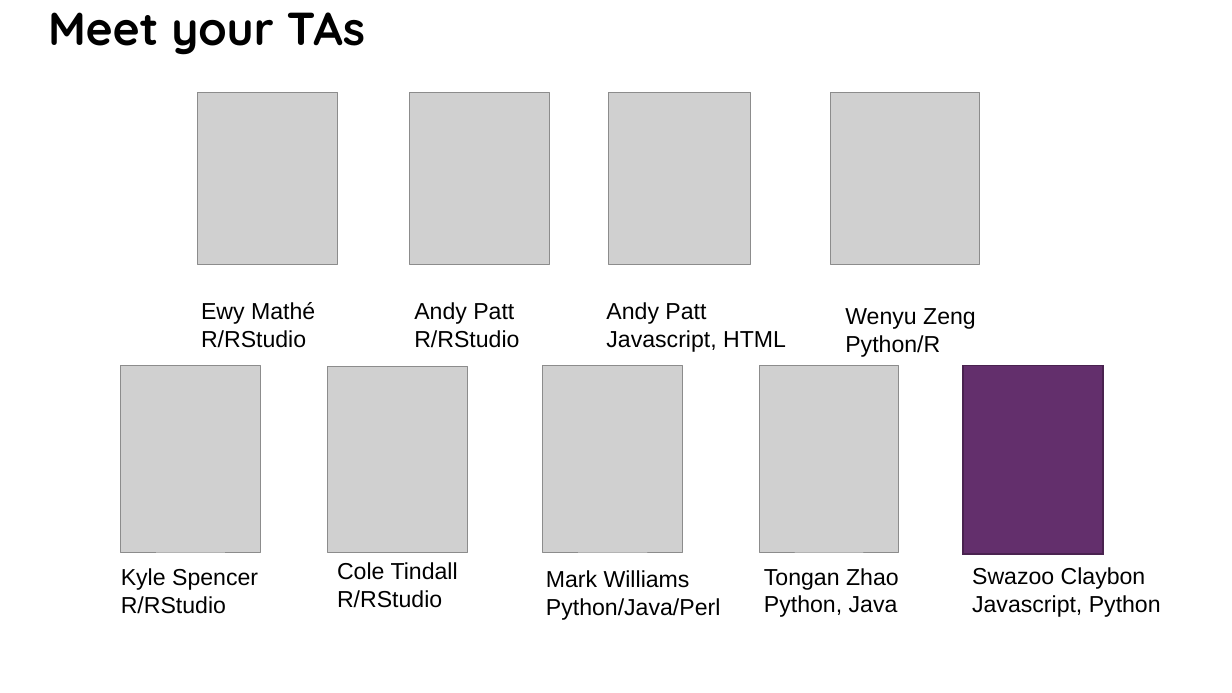
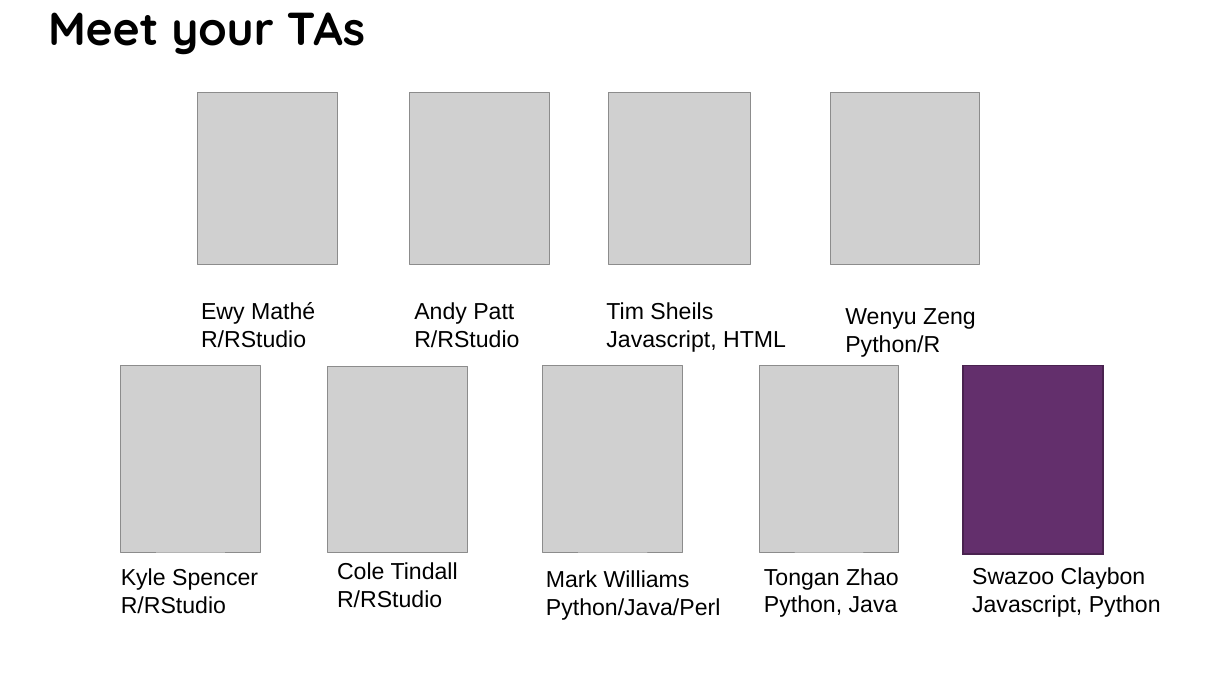
Before and after one commit to ncats/2022CodingCamp, a slide deck: slide 4 of 2022SummerCodingCamp_Intro.pptx. Drawn at 1232x693 pixels with LibreOffice and Linux fonts; fonts in the diff are those of the drawing; grey boxes stand for pictures; background and template pictures are left out. Boxes give left, top, right and bottom in pixels: in the first picture for what was removed or moved away, otherwise in the second. Text is boxed around its words. In the diff, an @@ line names an element or a change of style, - is before the commit and + after.

```diff
--- a/2022SummerCodingCamp_Intro.pptx
+++ b/2022SummerCodingCamp_Intro.pptx
@@ text at [606, 302, 713, 320]: text changed @@
-Andy Patt
+Tim Sheils
```
